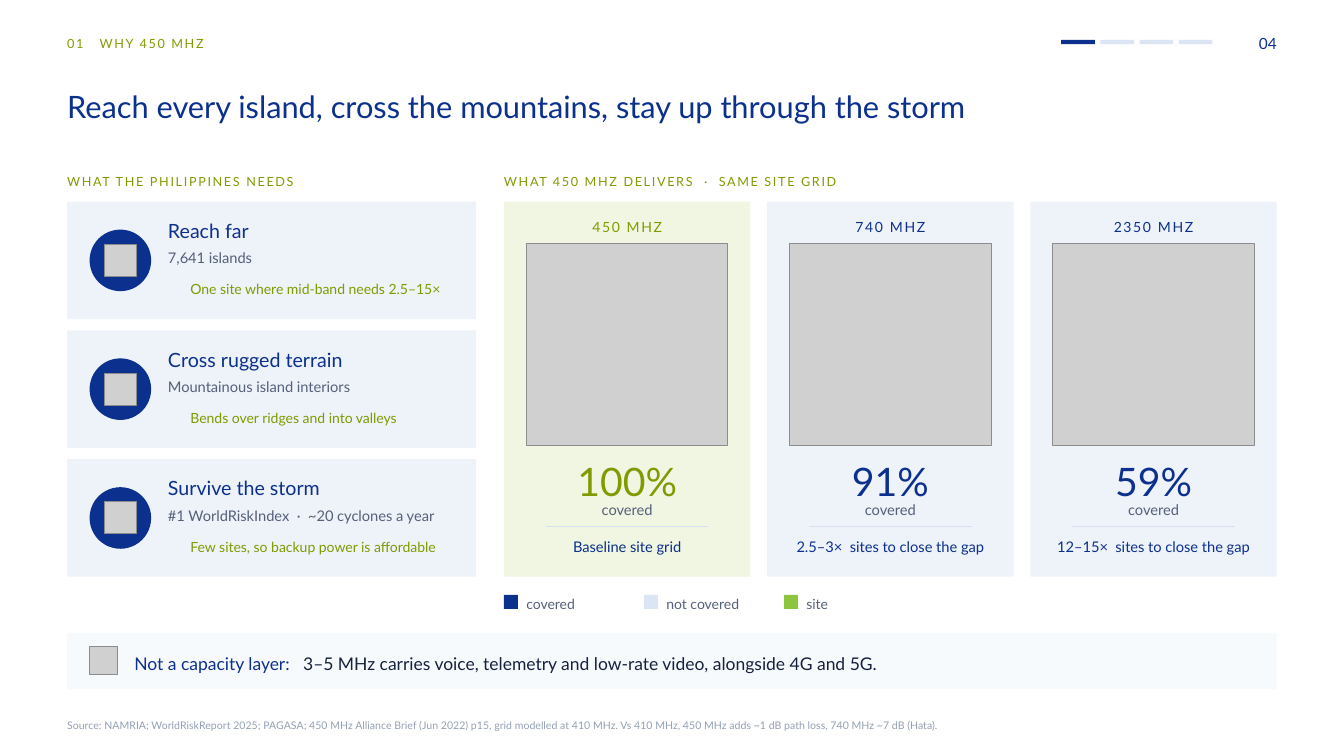
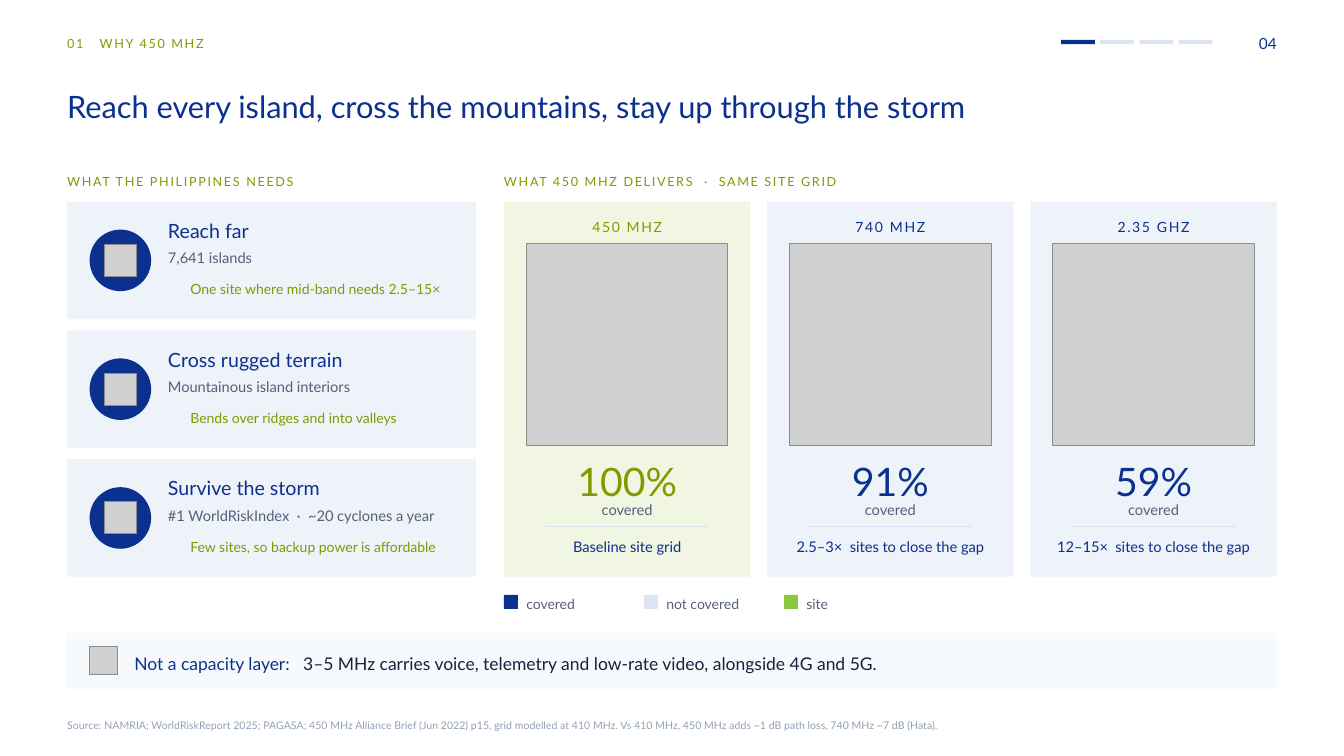
Before and after one commit to mearneste4-max/Philippines-450M, a slide deck: slide 4 of 01_交付物/菲律宾450M方案_v8.pptx. Drawn at 1344x756 pixels with LibreOffice and Linux fonts; fonts in the diff are those of the drawing; grey boxes stand for pictures; background and template pictures are left out. Boxes give left, top, right and bottom in pixels: in the first picture for what was removed or moved away, otherwise in the second. Text is boxed around its words. In the diff, an @@ line names an element or a change of style, - is before the commit and + after.

```diff
--- a/01_交付物/菲律宾450M方案_v8.pptx
+++ b/01_交付物/菲律宾450M方案_v8.pptx
@@ text at (1118, 222, 1190, 232): text changed @@
-2350 MHZ
+2.35 GHZ
```
Also in this commit, not shown: 3 other files.
